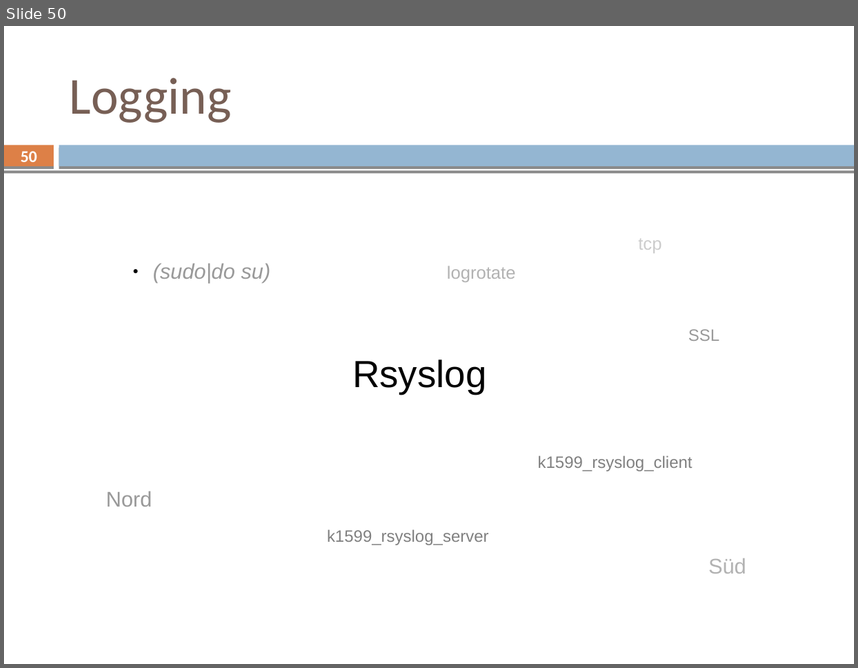
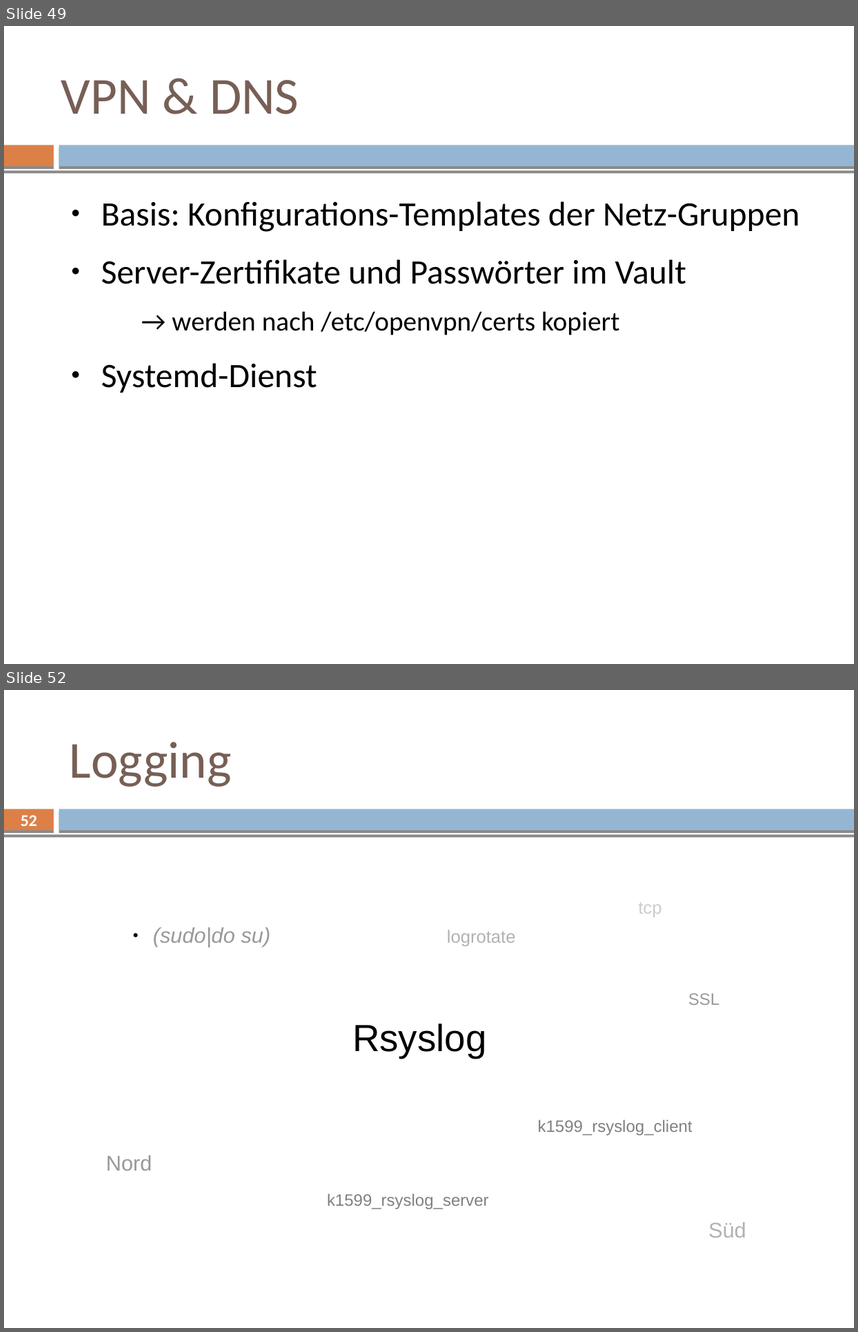
Before and after one commit to mvw/Wilddiebe10, a slide deck: keynote/keynote.odp. Shown one above the other, each under a label of ours: slide 50 before the commit, slides 49 and 52 after it; the slides between them are not shown. The pictures are 858x668 and 858x1332 pixels, drawn with LibreOffice and Linux fonts; fonts in the diff are those of the drawing. Boxes give left, top, right and bottom in pixels: in the first picture for what was removed or moved away, otherwise in the second. Text is boxed around its words. In the diff, an @@ line names an element or a change of style, - is before the commit and + after.

```diff
--- a/keynote/keynote.odp
+++ b/keynote/keynote.odp
@@ slide 49 added at (x1=4, y1=26, x2=854, y2=664), background #FFFFFF; not listed: 3 template elements that a slide beside it also shows @@
@@ title added at (x1=61, y1=80, x2=299, y2=114), 44 pt, text #775F55 @@
+VPN & DNS
@@ text added at (x1=101, y1=201, x2=800, y2=392), 29 pt, text #000000 @@
+● Basis: Konfigurations-Templates der Netz-Gruppen
+● Server-Zertifikate und Passwörter im Vault
+  → werden nach /etc/openvpn/certs kopiert
+● Systemd-Dienst
@@ what was slide 50 is now slide 52 @@
@@ page number at (x1=21, y1=815, x2=37, y2=831): text changed @@
-50
+52
```
Also in this commit, not shown: 3 other slides added, 1 slide removed, 1 other file.
